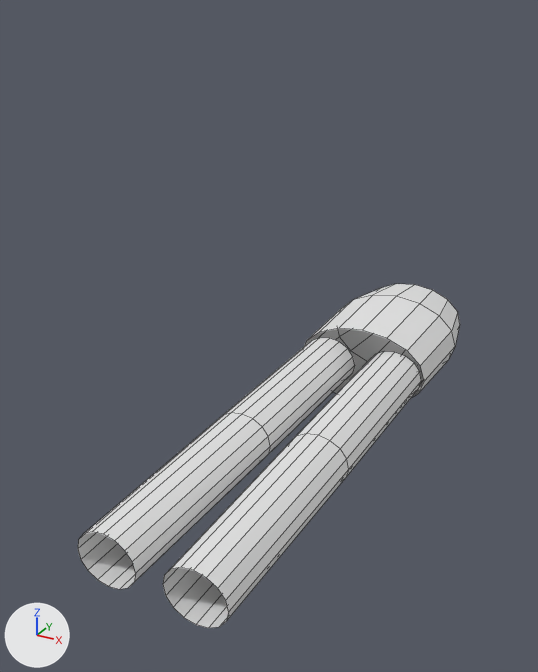
An edit to the Blender file assets/clothing/cloth_pants.blend, drawn before and after from the same camera.
Before and after are seen from a camera (50 mm lens) standing at (0.775, -1.461, 1.042) and looking at (-0.127, 0.179, 0.223). The axes (+X, +Y, +Z) are drawn at lower left. The lights are the same throughout. The picture after the commit comes second. Mesh edges are drawn as thin lines.

Names of what the first picture shows: 'ClothPants'.
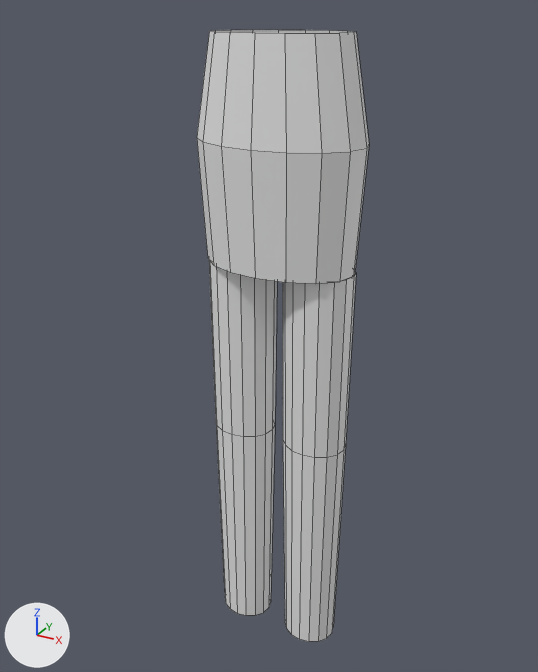
Diff of the bpy script that builds the scene:
```diff
--- a/assets/clothing/cloth_pants.blend.py
+++ b/assets/clothing/cloth_pants.blend.py
@@ me_pantsmesh @@
 # used by ob_clothpants; location = (0.0, 0.0, 0.0)
-me_pantsmesh.from_pydata(...)  # 144 vertices, 96 faces; spans x -0.22..0.22, y -0.55..1.05, z -0.14..0.14
+me_pantsmesh.from_pydata(...)  # 144 vertices, 96 faces; spans x -0.2..0.2, y -0.13..0.13, z -0.55..1.0
+# me_pantsmesh part 1: the loose piece of 48 vertices spanning x -0.22..0.22, y 0.55..1.05, z -0.14..0.14 is multiplied about its middle by the matrix ((0.894, 0.0, 0.0), (0.0, 0.0, 0.919), (0.0, 0.995, 0.0)), then moved by (0.0, -0.8, 0.74)
+# me_pantsmesh part 2: a new loose piece of 48 vertices spanning x -0.19..-0.01, y -0.07..0.07, z -0.55..0.5
+# me_pantsmesh part 3: a new loose piece of 48 vertices spanning x 0.01..0.19, y -0.07..0.07, z -0.55..0.5
+# me_pantsmesh part 4
+# 96 vertices are removed from x -0.2..0.2, y -0.55..0.55, z -0.08..0.08
+# 64 faces are deleted
```

What differs and where, as boxes (x1, y1, x2, y2) in the pictures (538 x 672 px; the box of a moved part takes in the faces that stretch with it):
'ClothPants', reshaped (55% narrower, 78% taller)
    before: (78, 284, 460, 628)
    after: (197, 30, 369, 642)
part 1 of me_pantsmesh, moved or reshaped
    before: (304, 284, 460, 398)
    after: (197, 30, 369, 284)
part 2 of me_pantsmesh, added
    after: (209, 260, 277, 616)
part 3 of me_pantsmesh, added
    after: (283, 272, 356, 642)
part 4 of me_pantsmesh, deleted
    before: (78, 338, 421, 628)
